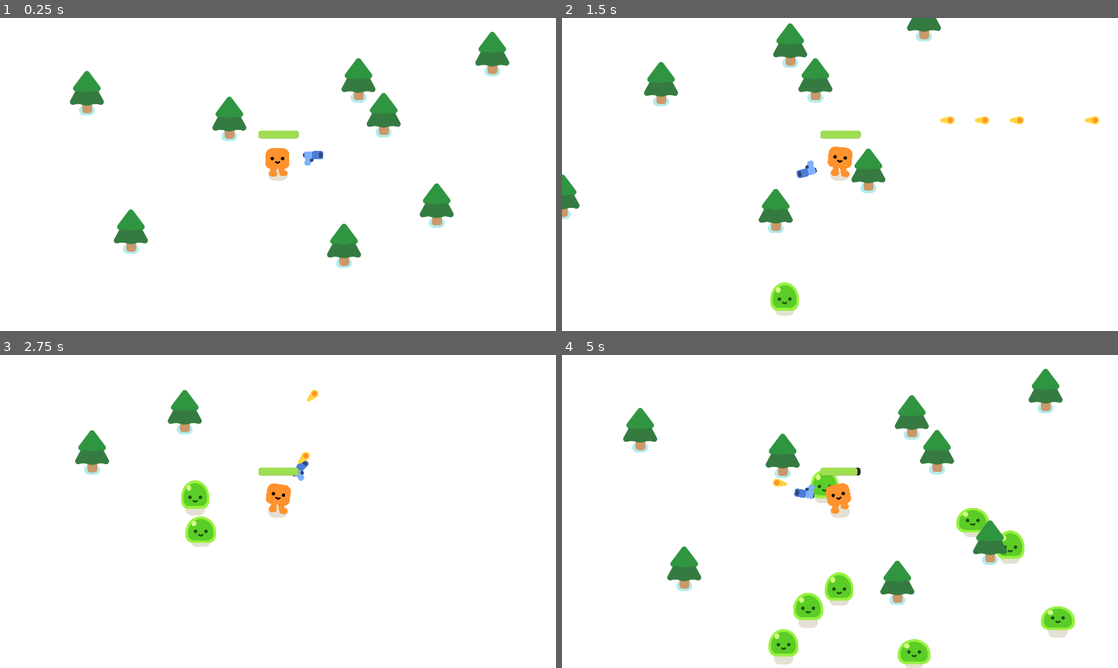
Above: before the commit, frames 1-4 (two rows, left to right).
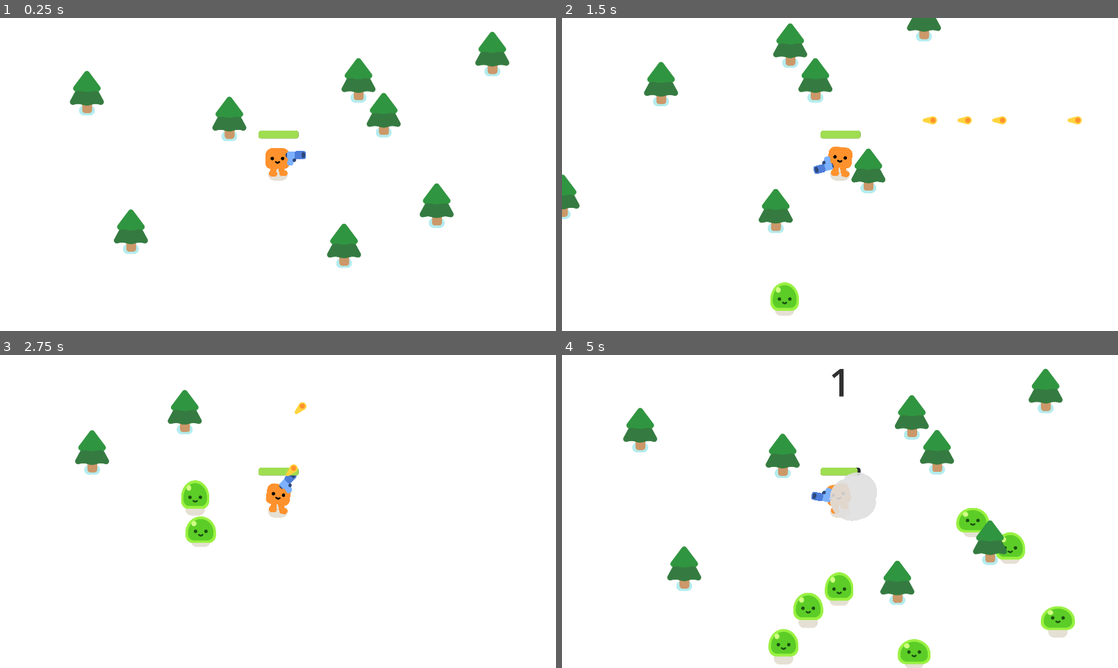
Above: after the commit, the same moments.

Repository: Noah-C-R/FirstGame_3Changes
Game: Godot game, scene res://survivors_game.tscn
Two runs of this game, one before a commit and one after it. Both use one fixed random seed, a clock stepped at 60 frames per second and the inputs below.
Inputs (mouse positions are in pixels of both pictures, inside the frame that each line leads up to):
- Up to frame 1 (0.25 s): no input
- Up to frame 2 (1.5 s): tap Enter at 0.5 s; move the mouse to (962, 158) at 0.52 s; hold D (move_right) 0.53-1.28 s; move the mouse to (728, 190) at 1.27 s; hold S (move_down) from 1.28 s (still down)
- Up to frame 3 (2.75 s): move the mouse to (333, 442) at 2.02 s; release S (move_down) at 2.03 s; hold D (move_right) from 2.03 s (still down)
- Up to frame 4 (5 s): move the mouse to (812, 574) at 2.77 s; release D (move_right) at 2.78 s; hold W (move_up) 2.78-3.53 s; move the mouse to (1006, 558) at 3.52 s; hold A (move_left) from 3.53 s (still down); move the mouse to (673, 464) at 4.27 s

The runs differ from the first frame. In frame 1, 0.2% of the frame differs, in the area x 51-59%, y 42-48%; in frame 2, 0.6%; in frame 3, 0.4%; in frame 4, 1.6%, in the area x 37-84%, y 4-66%.

Commit message:
Resolved Issues with Pausing
Processing issues were resolved so the game can pause and reload properly

Diff:
--- a/enemy.tscn
+++ b/enemy.tscn
@@ -7,6 +7,7 @@
 radius = 55.0
 
 [node name="Enemy" type="CharacterBody2D"]
+process_mode = 1
 collision_layer = 2
 collision_mask = 3
 script = ExtResource("1_4gyqm")
--- a/gun.tscn
+++ b/gun.tscn
@@ -7,6 +7,7 @@
 radius = 498.004
 
 [node name="Gun" type="Area2D"]
+process_mode = 1
 collision_layer = 0
 collision_mask = 2
 script = ExtResource("1_dk5gl")
@@ -17,7 +18,7 @@
 [node name="WeaponPivot" type="Marker2D" parent="."]
 
 [node name="Pistol" type="Sprite2D" parent="WeaponPivot"]
-position = Vector2(122, -4)
+position = Vector2(62, -4)
 texture = ExtResource("1_vk1bi")
 
 [node name="ShootingPoint" type="Marker2D" parent="WeaponPivot/Pistol"]
--- a/player.tscn
+++ b/player.tscn
@@ -25,6 +25,7 @@
 corner_radius_bottom_left = 8
 
 [node name="Player" type="CharacterBody2D"]
+process_mode = 1
 script = ExtResource("1_onrkg")
 
 [node name="HappyBoo" parent="." instance=ExtResource("1_4flbx")]
--- a/survivors_game.gd
+++ b/survivors_game.gd
@@ -1,4 +1,7 @@
 extends Node2D
+
+func _ready() -> void:
+	get_tree().paused = false
 
 func spawn_enemy():
 	var new_enemy = preload("res://enemy.tscn").instantiate() #despite the syntax Godot knows to only call this once
@@ -16,6 +19,7 @@
 	%GameOverScreen.show_final_score()
 
 	%ScoreScreen.visible = false
+	get_tree().paused = true
 
 func _on_button_pressed() -> void: #used to reload scene
 	get_tree().reload_current_scene()
--- a/survivors_game.tscn
+++ b/survivors_game.tscn
@@ -13,6 +13,7 @@
 point_count = 5
 
 [node name="Game" type="Node2D"]
+process_mode = 3
 y_sort_enabled = true
 script = ExtResource("1_qqaft")
 
@@ -60,11 +61,13 @@
 position = Vector2(284, 319)
 
 [node name="Timer" type="Timer" parent="."]
+process_mode = 1
 wait_time = 0.5
 autostart = true
 
 [node name="GameOverScreen" type="CanvasLayer" parent="."]
 unique_name_in_owner = true
+process_mode = 3
 visible = false
 script = ExtResource("4_edxvn")
 
